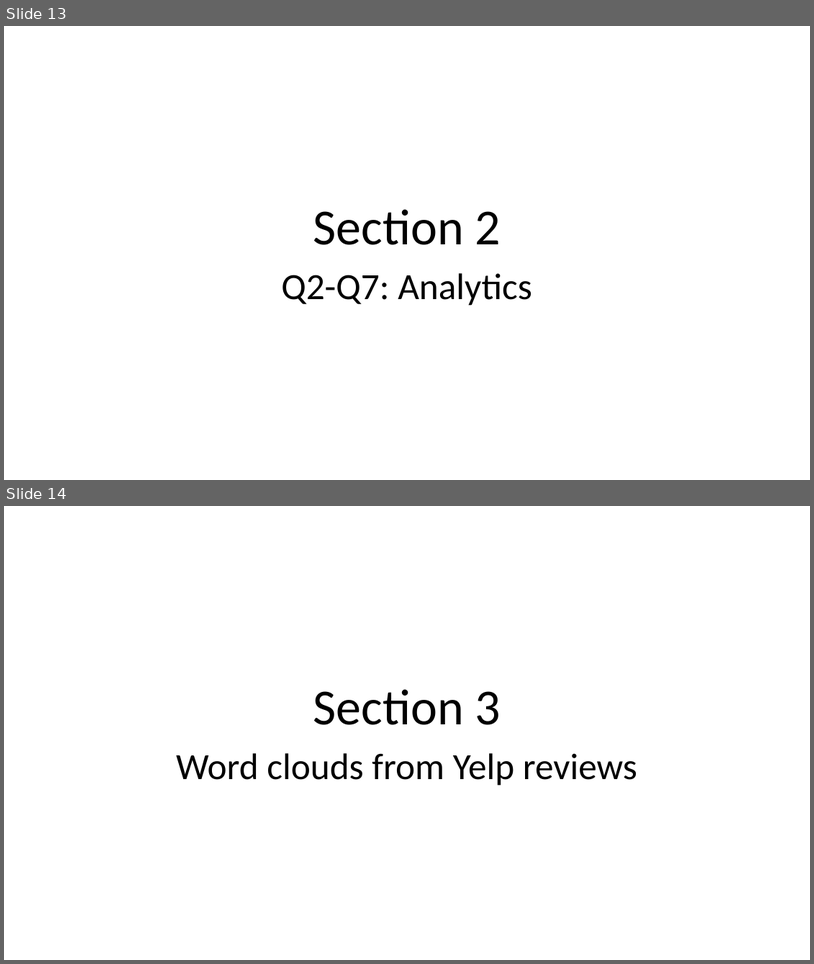
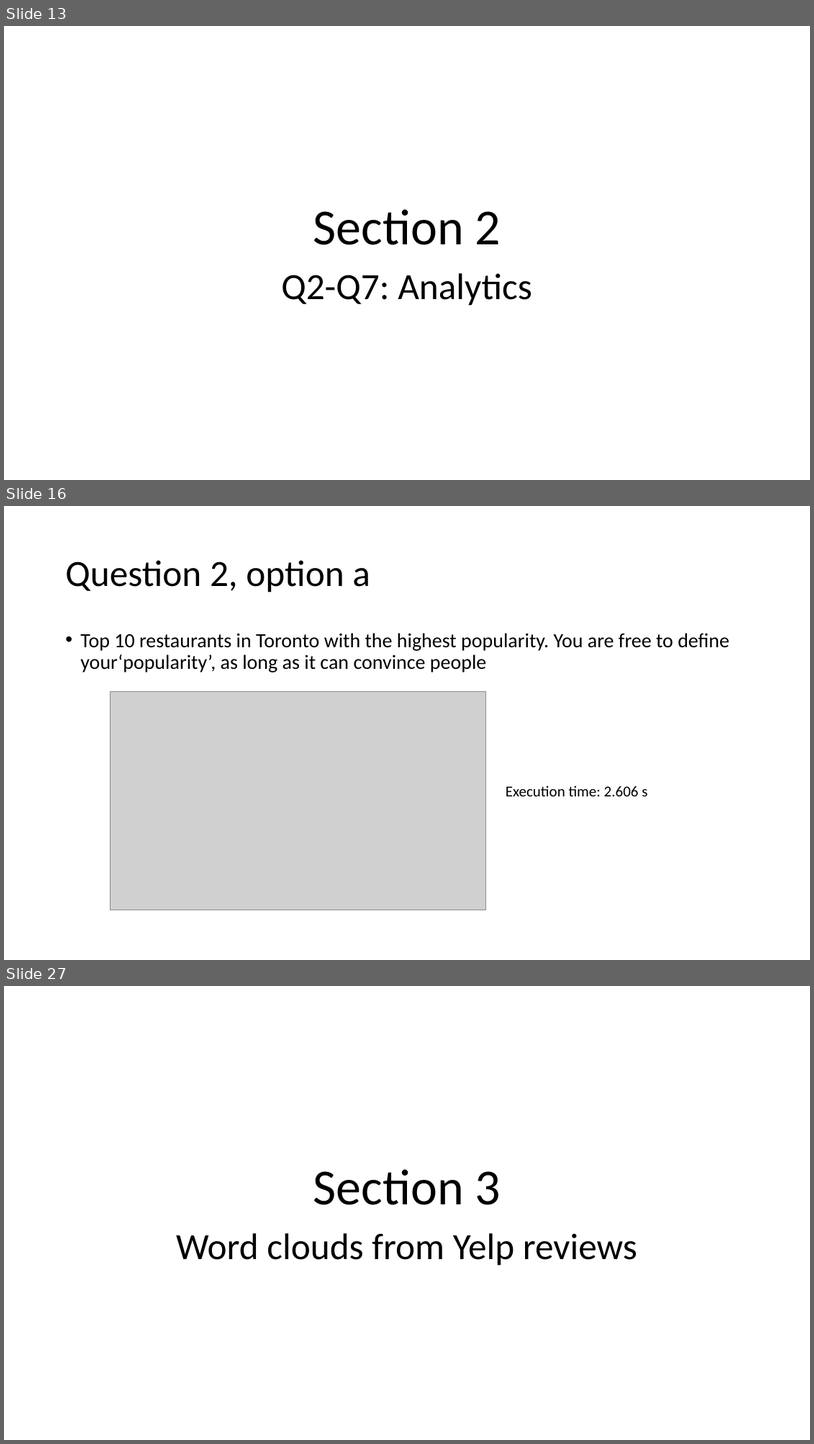
Before and after one commit to stepan-o/lift, a slide deck: presentations/Yelp_dataset_results.pptx. Shown one above the other, each under a label of ours: slides 13 and 14 before the commit, slides 13, 16 and 27 after it; the slides between them are not shown. The pictures are 814x964 and 814x1444 pixels, drawn with LibreOffice and Linux fonts; fonts in the diff are those of the drawing; grey boxes stand for pictures. Boxes give left, top, right and bottom in pixels: in the first picture for what was removed or moved away, otherwise in the second. Text is boxed around its words. In the diff, an @@ line names an element or a change of style, - is before the commit and + after.

```diff
--- a/presentations/Yelp_dataset_results.pptx
+++ b/presentations/Yelp_dataset_results.pptx
@@ slide 16 added at [4,506,810,960], background #FFFFFF @@
@@ title added at [65,560,370,592], 44 pt, text #000000 @@
+Question 2, option a
@@ text added at [80,633,730,672], 24 pt, text #000000 @@
+• Top 10 restaurants in Toronto with the highest popularity. You are free to define your‘popularity’, as long as it can convince people
@@ picture added at [110,692,486,910] @@
@@ text added at [506,785,648,796], 18 pt, text #000000 @@
+Execution time: 2.606 s
@@ what was slide 14 is now slide 27 @@
```
Also in this commit, not shown: 1 slide changed, 13 other slides added, 1 slide removed.
